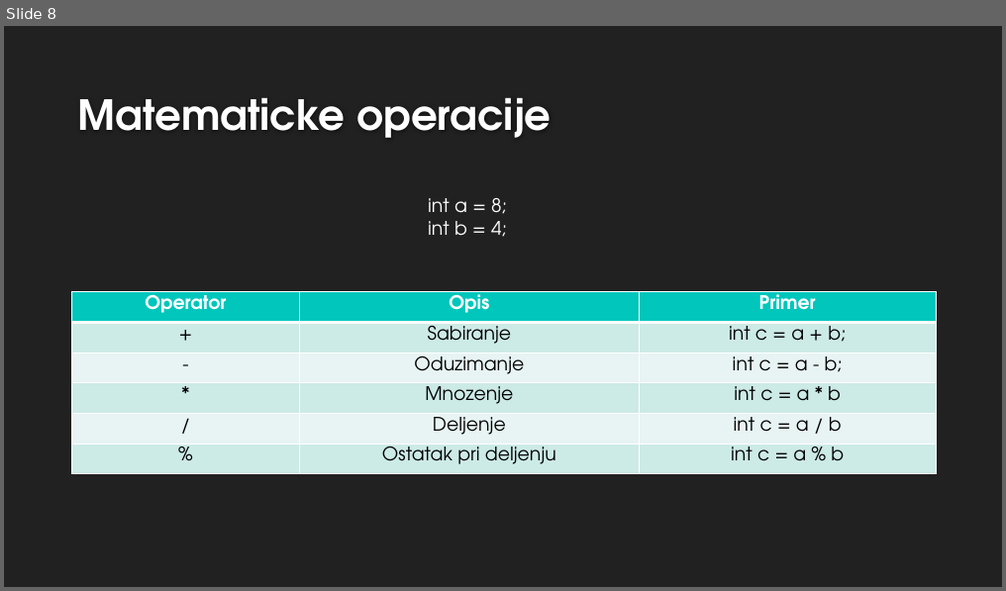
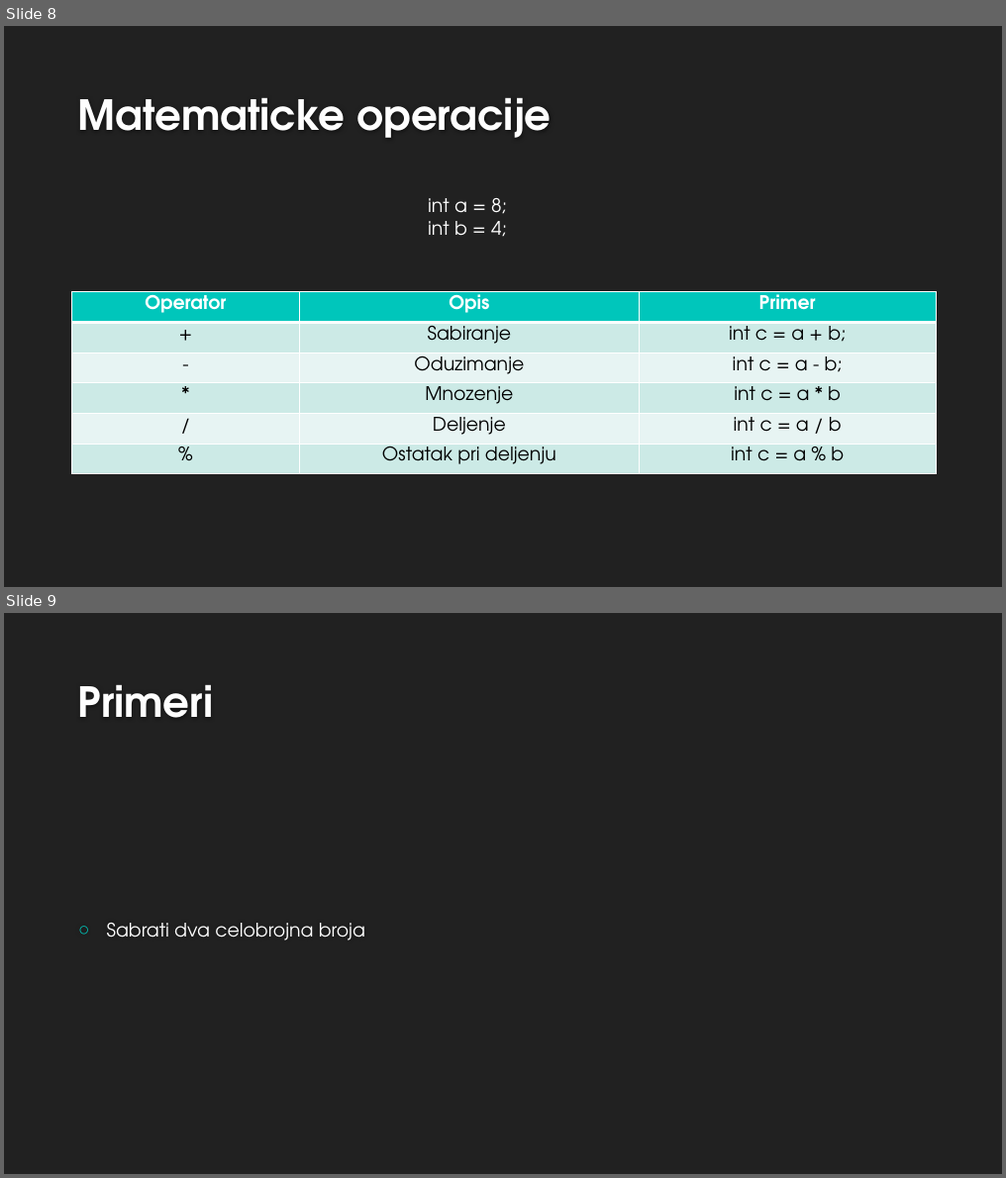
Before and after one commit to ivan95603/Blok2018, a slide deck: JAVA.pptx. Shown one above the other, each under a label of ours: slide 8 before the commit, slides 8 and 9 after it. The pictures are 1006x591 and 1006x1178 pixels, drawn with LibreOffice and Linux fonts; fonts in the diff are those of the drawing; background and template pictures are left out. Boxes give left, top, right and bottom in pixels: in the first picture for what was removed or moved away, otherwise in the second. Text is boxed around its words. In the diff, an @@ line names an element or a change of style, - is before the commit and + after.

Commit message:
Dodat primer

```diff
--- a/JAVA.pptx
+++ b/JAVA.pptx
@@ slide 9 added at <box>4,613,1002,1174</box>, background #212121 @@
@@ title added at <box>78,684,214,718</box>, 40 pt, text #FEFEFE, bold @@
+Primeri
@@ text added at <box>107,923,365,941</box>, 18 pt, text #FFFFFF @@
+○ Sabrati dva celobrojna broja
```
Also in this commit, not shown: 1 slide changed, 5 other files.
